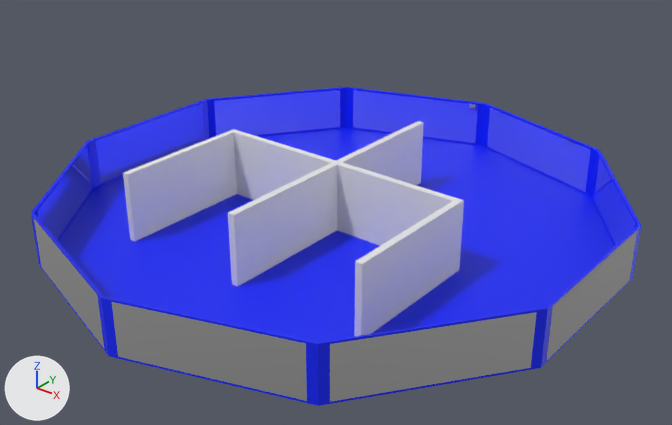
A saved change to the Blender file Assets/Models/sleeping_quarters.blend.
The view is the same before and after, from a 50 mm lens placed at (14.69, -18.38, 11.88), pointed at (0.52, -0.67, 0.9). Lighting does not change. The marker at lower left points along +X, +Y and +Z.

Names of what the first picture shows: 'Base', 'Cube'.
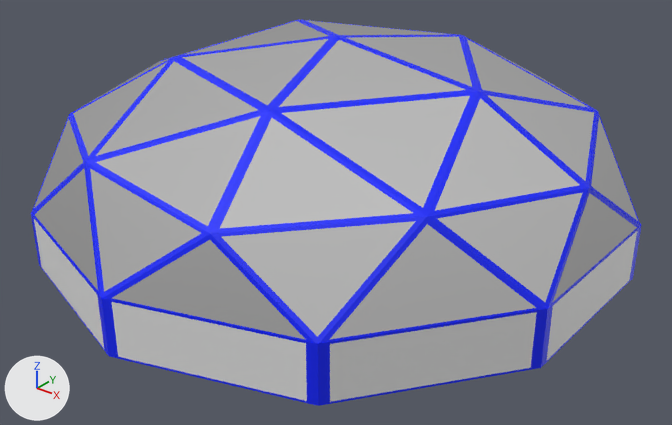
The edits, one by one:
Material 'bed' (mat_bed) is new.
Its base color is (0.8, 0.694, 0.00507) (yellow #e7d910).
Material 'chair&table' (mat_chair_table) is new.
Its base color is (0.8, 0.167, 0.0702) (orange #e7724b).
Material 'bath' (mat_bath) is new.
Its base color is (0.8, 0.8, 0.8) (white #e7e7e7).
Material 'kitchen' (mat_kitchen) is new.
Its base color is (0.00463, 0.668, 0.8) (cyan #0fd5e7).
Material 'walls' (mat_walls) is new.
Its base color is (0.0495, 0.0495, 0.0495) (black #3f3f3f).
Material 'locker' (mat_locker) is new.
Its base color is (0.275, 0.134, 0.8) (purple #8f66e7).
Material 'white' (mat_white) is new.
Its base color is (0.8, 0.8, 0.8) (white #e7e7e7).
me_icosphere has 205 vertices, 199 faces and spans x -3.84..3.84, y -4.04..4.04, z -1.0..0.51.
me_icosphere is used by ob_base; location (0.0, 0.0, 1.0); scale (2.0, 2.0, 1.0).
me_icosphere part 1: the 1 face centred in x 0.0, y 0.0, z -1.0 switches from mat_border (blue #0020ff) to mat_walls (black #3f3f3f).
me_icosphere part 2: all 20 faces that had it switch from mat_glas to mat_white (white #e7e7e7).
me_icosphere now uses material mat_walls (black #3f3f3f).
me_cube is used by ob_cube; location (0.0, 0.0, 1.0); scale (4.0, 0.1, 1.0).
me_cube had 48 vertices, 46 faces and spanned x -1.0..1.0, y -41.0..41.0, z -1.0..1.0.
me_cube now has 1416 vertices, 1102 faces and spans x -1.5..1.4, y -41.0..41.0, z -1.2..1.0.
me_cube part 3: 36 faces spanning x -1.0..1.0, y -41.0..41.0, z -1.0..1.0 switch from no material to mat_walls (black #3f3f3f).
me_cube now uses material mat_bed (yellow #e7d910).
me_cube now uses material mat_locker (purple #8f66e7).
me_cube now uses material mat_chair_table (orange #e7724b).
me_cube now uses material mat_bath (white #e7e7e7).
me_cube now uses material mat_kitchen (cyan #0fd5e7).
Object 'Dome' (ob_dome) is now shown.

Boxes [x1, y1, x2, y2] around the edits, measured in the pictures (672 x 425 px):
'Dome', shown: after [31, 19, 641, 343]
part 1 of me_icosphere, recoloured (blue): before [58, 128, 614, 342]
part 2 of me_icosphere, recoloured: [34, 219, 637, 402] in both
part 3 of me_cube, recoloured: before [123, 121, 464, 336]
